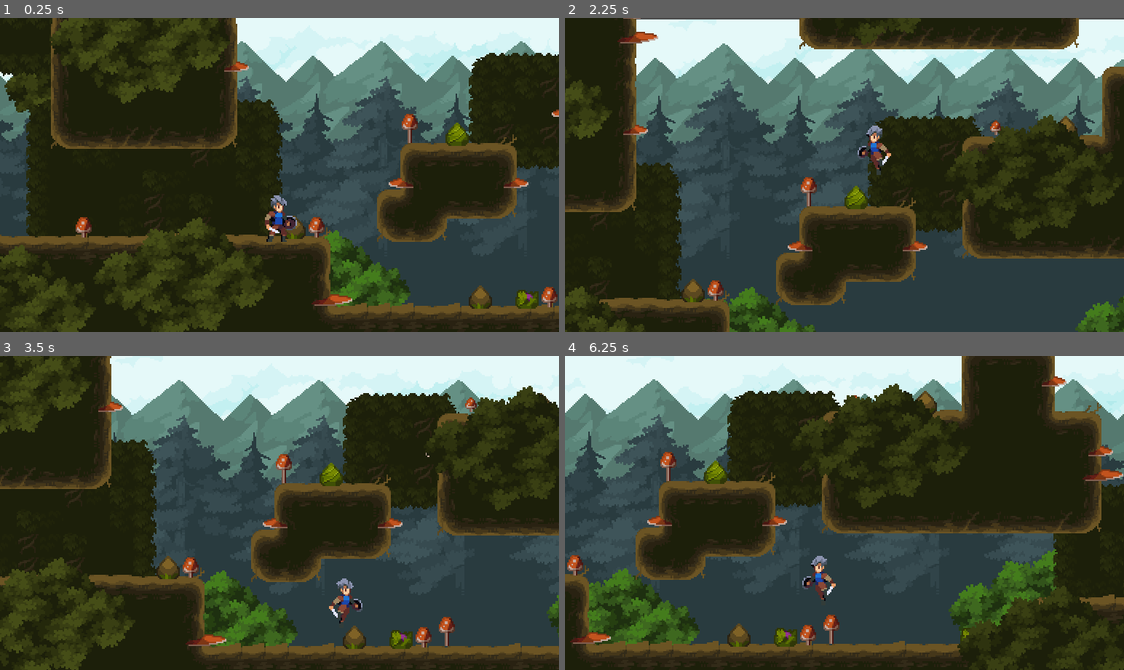
Above: before the commit, frames 1-4 (two rows, left to right).
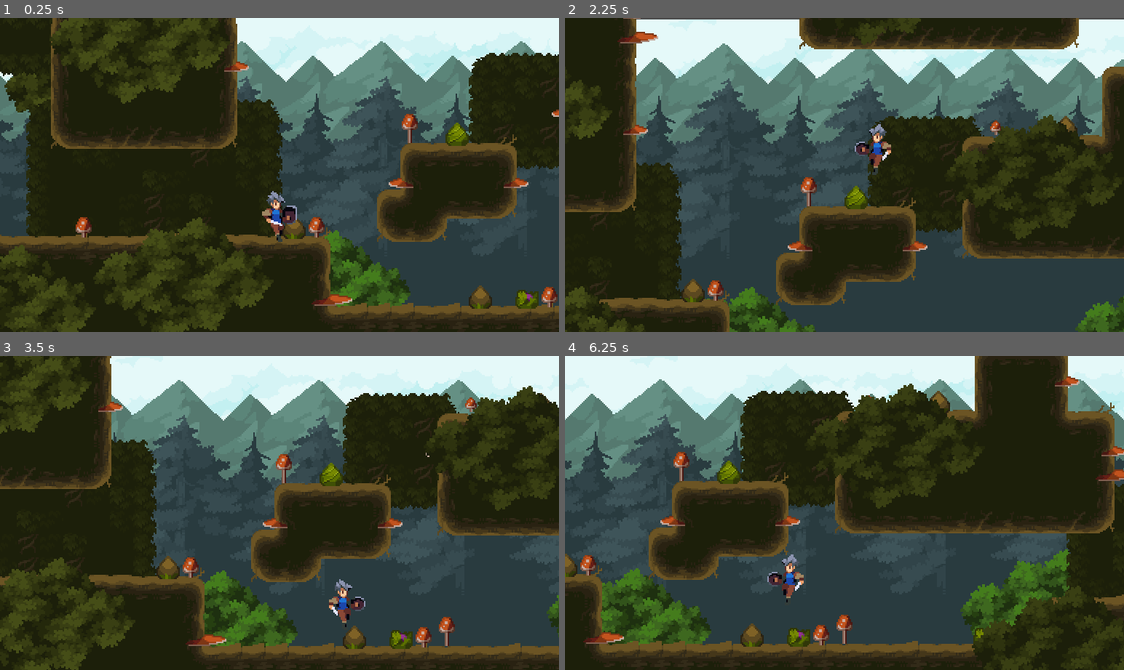
Above: after the commit, the same moments.

Repository: lichen63/godot-games
Game: Godot game, scene res://world/world.tscn
Two runs of this game, one before a commit and one after it. Both use one fixed random seed, a clock stepped at 60 frames per second and the inputs below.
Inputs:
- Up to frame 1 (0.25 s): no input
- Up to frame 2 (2.25 s): hold Space (jump) 0.53-1.28 s; hold D (move_right) 0.53-2.03 s; tap Space (jump) at 1.35, 1.52, 1.82 s; hold A (move_left) from 2.03 s (still down); hold Space (jump) from 2.03 s (still down)
- Up to frame 3 (3.5 s): release A (move_left) at 2.78 s; release Space (jump) at 2.78 s; hold D (move_right) from 2.78 s (still down); tap Space (jump) at 2.85, 3.02, 3.32 s
- Up to frame 4 (6.25 s): hold Space (jump) 3.53-4.28 s; release D (move_right) at 4.28 s; hold A (move_left) 4.28-5.03 s; tap Space (jump) at 4.35, 4.52, 4.82, 5.85, 6.02 s; hold D (move_right) 5.03-5.78 s; hold Space (jump) 5.03-5.78 s; hold A (move_left) from 5.78 s (still down)

The runs differ from the first frame. In frame 1, 0.6% of the frame differs, in the area x 46-54%, y 55-72%; in frame 2, 0.5%; in frame 3, 0.4%; in frame 4, 19%, in the area x 0-100%, y 0-100%.

Commit message:
complete chapter 5: finite state machine

Diff:
--- /dev/null
+++ b/adventure/global/state_machine.gd
@@ -0,0 +1,19 @@
+class_name StateMachine
+extends Node
+
+var cur_state_: int = -1:
+    set(v):
+        self.owner.transition_state(cur_state_, v)
+        cur_state_ = v
+
+func _ready() -> void:
+    await self.owner.ready
+    self.cur_state_ = 0
+
+func _physics_process(delta: float) -> void:
+    while true:
+        var next_state: int = self.owner.get_next_state(self.cur_state_)
+        if self.cur_state_ == next_state:
+            break
+        self.cur_state_ = next_state
+    self.owner.tick_physics(self.cur_state_, delta)
--- a/adventure/player/player.gd
+++ b/adventure/player/player.gd
@@ -1,52 +1,111 @@
 extends CharacterBody2D
+
+enum State {
+    IDLE,
+    RUNNING,
+    JUMP,
+    FALL,
+    LANDING,
+}
 
 const RUN_SPEED: float = 160.0
 const ACCELERATION_FLOOR: float = RUN_SPEED / 0.2
 const ACCELERATION_AIR: float = RUN_SPEED / 0.02
 const JUMP_VELOCITY: float = -360.0
+const GROUND_STATES: Array = [State.IDLE, State.RUNNING, State.LANDING]
 
-var gravity_: float = ProjectSettings.get("physics/2d/default_gravity")
+var default_gravity_: float = ProjectSettings.get("physics/2d/default_gravity")
+var is_first_tick_: bool = false
 
 @onready var sprite_: Sprite2D = $Sprite
 @onready var animation_player_: AnimationPlayer = $AnimationPlayer
 @onready var coyote_timer_: Timer = $CoyoteTimer
 @onready var jump_request_timer_: Timer = $JumpRequestTimer
 
-func _physics_process(delta: float) -> void:
+func tick_physics(state: State, delta: float) -> void:
+    match state:
+        State.IDLE:
+            move(self.default_gravity_, delta)
+        State.RUNNING:
+            move(self.default_gravity_, delta)
+        State.JUMP:
+            move(0.0 if self.is_first_tick_ else self.default_gravity_, delta)
+        State.FALL:
+            move(self.default_gravity_, delta)
+        State.LANDING:
+            stand(delta)
+    self.is_first_tick_ = false
+
+func move(gravity: float, delta: float) -> void:
     var direction: float = Input.get_axis("move_left", "move_right")
     var acceleration: float = ACCELERATION_FLOOR if self.is_on_floor() else ACCELERATION_AIR
     self.velocity.x = move_toward(self.velocity.x, direction * RUN_SPEED, acceleration * delta)
-    self.velocity.y += gravity_ * delta
-
-    var can_jump: bool = self.is_on_floor() or coyote_timer_.time_left > 0
-    var should_jump: bool = can_jump and jump_request_timer_.time_left > 0
-    if should_jump:
-        self.velocity.y = JUMP_VELOCITY
-        coyote_timer_.stop()
-        jump_request_timer_.stop()
-
-    if self.is_on_floor():
-        if is_zero_approx(direction) and is_zero_approx(self.velocity.x):
-            animation_player_.play("idle")
-        else:
-            animation_player_.play("running")
-    else:
-        animation_player_.play("jump")
+    self.velocity.y += gravity * delta
 
     if not is_zero_approx(direction):
         sprite_.flip_h = direction < 0
-
-    var was_on_floor: bool = self.is_on_floor()
     self.move_and_slide()
 
-    if self.is_on_floor() != was_on_floor:
-        if self.is_on_floor() and not should_jump:
-            coyote_timer_.start()
-        else:
-            coyote_timer_.stop()
+func stand(delta: float) -> void:
+    var acceleration: float = ACCELERATION_FLOOR if self.is_on_floor() else ACCELERATION_AIR
+    self.velocity.x = move_toward(self.velocity.x, 0.0, acceleration * delta)
+    self.velocity.y += self.default_gravity_ * delta
+    self.move_and_slide()
 
 func _unhandled_input(event: InputEvent) -> void:
     if event.is_action_pressed("jump"):
         jump_request_timer_.start()
-    if event.is_action_released("jump") and self.velocity.y < JUMP_VELOCITY / 2:
-        self.velocity.y = JUMP_VELOCITY / 2
+    if event.is_action_released("jump"):
+        jump_request_timer_.stop()
+        if self.velocity.y < JUMP_VELOCITY / 2:
+            self.velocity.y = JUMP_VELOCITY / 2
+
+func get_next_state(state: State) -> State:
+    var can_jump: bool = self.is_on_floor() or coyote_timer_.time_left > 0
+    var should_jump: bool = can_jump and jump_request_timer_.time_left > 0
+    if should_jump:
+        return State.JUMP
+    var direction: float = Input.get_axis("move_left", "move_right")
+    var is_still: bool = is_zero_approx(direction) and is_zero_approx(self.velocity.x)
+    match state:
+        State.IDLE:
+            if not self.is_on_floor():
+                return State.FALL
+            if not is_still:
+                return State.RUNNING
+        State.RUNNING:
+            if not self.is_on_floor():
+                return State.FALL
+            if is_still:
+                return State.IDLE
+        State.JUMP:
+            if self.velocity.y >= 0:
+                return State.FALL
+        State.FALL:
+            if self.is_on_floor():
+                return State.LANDING if is_still else State.RUNNING
+        State.LANDING:
+            if not self.animation_player_.is_playing():
+                return State.IDLE
+    return state
+
+func transition_state(from: State, to: State) -> void:
+    if from in GROUND_STATES and to in GROUND_STATES:
+        self.coyote_timer_.stop()
+    match to:
+        State.IDLE:
+            self.animation_player_.play("idle")
+        State.RUNNING:
+            self.animation_player_.play("running")
+        State.JUMP:
+            self.animation_player_.play("jump")
+            self.velocity.y = JUMP_VELOCITY
+            coyote_timer_.stop()
+            jump_request_timer_.stop()
+        State.FALL:
+            self.animation_player_.play("fall")
+            if from in GROUND_STATES:
+                self.coyote_timer_.start()
+        State.LANDING:
+            self.animation_player_.play("landing")
+    self.is_first_tick_ = true
--- a/adventure/player/player.tscn
+++ b/adventure/player/player.tscn
@@ -1,10 +1,91 @@
-[gd_scene load_steps=9 format=3 uid="uid://blmqoumpmjln8"]
+[gd_scene load_steps=12 format=3 uid="uid://blmqoumpmjln8"]
 
 [ext_resource type="Texture2D" uid="uid://24an7fded3y8" path="res://assets/images/char-blue-1.png" id="1_be1n8"]
 [ext_resource type="Script" path="res://player/player.gd" id="1_dmar2"]
+[ext_resource type="Script" path="res://global/state_machine.gd" id="3_1e4j8"]
 
 [sub_resource type="RectangleShape2D" id="RectangleShape2D_oqeba"]
 size = Vector2(12, 30)
+
+[sub_resource type="Animation" id="Animation_n0hrk"]
+length = 0.001
+tracks/0/type = "value"
+tracks/0/imported = false
+tracks/0/enabled = true
+tracks/0/path = NodePath("Sprite:frame")
+tracks/0/interp = 1
+tracks/0/loop_wrap = true
+tracks/0/keys = {
+"times": PackedFloat32Array(0),
+"transitions": PackedFloat32Array(1),
+"update": 1,
+"values": [0]
+}
+tracks/1/type = "value"
+tracks/1/imported = false
+tracks/1/enabled = true
+tracks/1/path = NodePath("Sprite:region_rect")
+tracks/1/interp = 1
+tracks/1/loop_wrap = true
+tracks/1/keys = {
+"times": PackedFloat32Array(0),
+"transitions": PackedFloat32Array(1),
+"update": 0,
+"values": [Rect2(56, 224, 224, 56)]
+}
+tracks/2/type = "value"
+tracks/2/imported = false
+tracks/2/enabled = true
+tracks/2/path = NodePath("Sprite:hframes")
+tracks/2/interp = 1
+tracks/2/loop_wrap = true
+tracks/2/keys = {
+"times": PackedFloat32Array(0),
+"transitions": PackedFloat32Array(1),
+"update": 1,
+"values": [4]
+}
+
+[sub_resource type="Animation" id="Animation_if5px"]
+resource_name = "fall"
+length = 0.4
+step = 0.1
+tracks/0/type = "value"
+tracks/0/imported = false
+tracks/0/enabled = true
+tracks/0/path = NodePath("Sprite:region_rect")
+tracks/0/interp = 1
+tracks/0/loop_wrap = true
+tracks/0/keys = {
+"times": PackedFloat32Array(0),
+"transitions": PackedFloat32Array(1),
+"update": 0,
+"values": [Rect2(56, 224, 224, 56)]
+}
+tracks/1/type = "value"
+tracks/1/imported = false
+tracks/1/enabled = true
+tracks/1/path = NodePath("Sprite:hframes")
+tracks/1/interp = 1
+tracks/1/loop_wrap = true
+tracks/1/keys = {
+"times": PackedFloat32Array(0),
+"transitions": PackedFloat32Array(1),
+"update": 1,
+"values": [4]
+}
+tracks/2/type = "value"
+tracks/2/imported = false
+tracks/2/enabled = true
+tracks/2/path = NodePath("Sprite:frame")
+tracks/2/interp = 1
+tracks/2/loop_wrap = true
+tracks/2/keys = {
+"times": PackedFloat32Array(0, 0.1, 0.2, 0.3),
+"transitions": PackedFloat32Array(1, 1, 1, 1),
+"update": 1,
+"values": [0, 1, 2, 3]
+}
 
 [sub_resource type="Animation" id="Animation_77qi6"]
 resource_name = "idle"
@@ -48,43 +129,87 @@
 "values": [0, 1, 2, 3, 4, 5]
 }
 
-[sub_resource type="Animation" id="Animation_kwyxv"]
-length = 0.001
-tracks/0/type = "value"
-tracks/0/imported = false
-tracks/0/enabled = true
-tracks/0/path = NodePath("Sprite:region_rect")
-tracks/0/interp = 1
-tracks/0/loop_wrap = true
-tracks/0/keys = {
-"times": PackedFloat32Array(0),
-"transitions": PackedFloat32Array(1),
-"update": 0,
-"values": [Rect2(0, 0, 336, 56)]
-}
-tracks/1/type = "value"
-tracks/1/imported = false
-tracks/1/enabled = true
-tracks/1/path = NodePath("Sprite:hframes")
-tracks/1/interp = 1
-tracks/1/loop_wrap = true
-tracks/1/keys = {
-"times": PackedFloat32Array(0),
-"transitions": PackedFloat32Array(1),
-"update": 1,
-"values": [6]
-}
-tracks/2/type = "value"
-tracks/2/imported = false
-tracks/2/enabled = true
-tracks/2/path = NodePath("Sprite:frame")
-tracks/2/interp = 1
-tracks/2/loop_wrap = true
-tracks/2/keys = {
-"times": PackedFloat32Array(0),
-"transitions": PackedFloat32Array(1),
-"update": 1,
-"values": [2]
+[sub_resource type="Animation" id="Animation_quk5q"]
+resource_name = "jump"
+length = 0.4
+loop_mode = 1
+step = 0.1
+tracks/0/type = "value"
+tracks/0/imported = false
+tracks/0/enabled = true
+tracks/0/path = NodePath("Sprite:region_rect")
+tracks/0/interp = 1
+tracks/0/loop_wrap = true
+tracks/0/keys = {
+"times": PackedFloat32Array(0),
+"transitions": PackedFloat32Array(1),
+"update": 0,
+"values": [Rect2(112, 168, 224, 56)]
+}
+tracks/1/type = "value"
+tracks/1/imported = false
+tracks/1/enabled = true
+tracks/1/path = NodePath("Sprite:hframes")
+tracks/1/interp = 1
+tracks/1/loop_wrap = true
+tracks/1/keys = {
+"times": PackedFloat32Array(0),
+"transitions": PackedFloat32Array(1),
+"update": 1,
+"values": [4]
+}
+tracks/2/type = "value"
+tracks/2/imported = false
+tracks/2/enabled = true
+tracks/2/path = NodePath("Sprite:frame")
+tracks/2/interp = 1
+tracks/2/loop_wrap = true
+tracks/2/keys = {
+"times": PackedFloat32Array(0, 0.1, 0.2, 0.3),
+"transitions": PackedFloat32Array(1, 1, 1, 1),
+"update": 1,
+"values": [0, 1, 2, 3]
+}
+
+[sub_resource type="Animation" id="Animation_em7b1"]
+resource_name = "landing"
+length = 0.25
+step = 0.05
+tracks/0/type = "value"
+tracks/0/imported = false
+tracks/0/enabled = true
+tracks/0/path = NodePath("Sprite:region_rect")
+tracks/0/interp = 1
+tracks/0/loop_wrap = true
+tracks/0/keys = {
+"times": PackedFloat32Array(0),
+"transitions": PackedFloat32Array(1),
+"update": 0,
+"values": [Rect2(280, 224, 168, 56)]
+}
+tracks/1/type = "value"
+tracks/1/imported = false
+tracks/1/enabled = true
+tracks/1/path = NodePath("Sprite:hframes")
+tracks/1/interp = 1
+tracks/1/loop_wrap = true
+tracks/1/keys = {
+"times": PackedFloat32Array(0),
+"transitions": PackedFloat32Array(1),
+"update": 1,
+"values": [3]
+}
+tracks/2/type = "value"
+tracks/2/imported = false
+tracks/2/enabled = true
+tracks/2/path = NodePath("Sprite:frame")
+tracks/2/interp = 1
+tracks/2/loop_wrap = true
+tracks/2/keys = {
+"times": PackedFloat32Array(0, 0.05, 0.15),
+"transitions": PackedFloat32Array(1, 1, 1),
+"update": 1,
+"values": [0, 1, 2]
 }
 
 [sub_resource type="Animation" id="Animation_wftwy"]
@@ -129,53 +254,13 @@
 "values": [0, 1, 2, 3, 4, 5, 6, 7]
 }
 
-[sub_resource type="Animation" id="Animation_quk5q"]
-resource_name = "jump"
-length = 0.4
-loop_mode = 1
-step = 0.1
-tracks/0/type = "value"
-tracks/0/imported = false
-tracks/0/enabled = true
-tracks/0/path = NodePath("Sprite:region_rect")
-tracks/0/interp = 1
-tracks/0/loop_wrap = true
-tracks/0/keys = {
-"times": PackedFloat32Array(0),
-"transitions": PackedFloat32Array(1),
-"update": 0,
-"values": [Rect2(112, 168, 224, 56)]
-}
-tracks/1/type = "value"
-tracks/1/imported = false
-tracks/1/enabled = true
-tracks/1/path = NodePath("Sprite:hframes")
-tracks/1/interp = 1
-tracks/1/loop_wrap = true
-tracks/1/keys = {
-"times": PackedFloat32Array(0),
-"transitions": PackedFloat32Array(1),
-"update": 1,
-"values": [4]
-}
-tracks/2/type = "value"
-tracks/2/imported = false
-tracks/2/enabled = true
-tracks/2/path = NodePath("Sprite:frame")
-tracks/2/interp = 1
-tracks/2/loop_wrap = true
-tracks/2/keys = {
-"times": PackedFloat32Array(0, 0.1, 0.2, 0.3),
-"transitions": PackedFloat32Array(1, 1, 1, 1),
-"update": 1,
-"values": [0, 1, 2, 3]
-}
-
 [sub_resource type="AnimationLibrary" id="AnimationLibrary_1kg5u"]
 _data = {
-"RESET": SubResource("Animation_kwyxv"),
+"RESET": SubResource("Animation_n0hrk"),
+"fall": SubResource("Animation_if5px"),
 "idle": SubResource("Animation_77qi6"),
 "jump": SubResource("Animation_quk5q"),
+"landing": SubResource("Animation_em7b1"),
 "running": SubResource("Animation_wftwy")
 }
 
@@ -185,10 +270,9 @@
 [node name="Sprite" type="Sprite2D" parent="."]
 position = Vector2(0, -28)
 texture = ExtResource("1_be1n8")
-hframes = 6
-frame = 2
+hframes = 4
 region_enabled = true
-region_rect = Rect2(0, 0, 336, 56)
+region_rect = Rect2(56, 224, 224, 56)
 
 [node name="CollisionShape" type="CollisionShape2D" parent="."]
 position = Vector2(0, -15)
@@ -206,3 +290,6 @@
 [node name="JumpRequestTimer" type="Timer" parent="."]
 wait_time = 0.1
 one_shot = true
+
+[node name="StateMachine" type="Node" parent="."]
+script = ExtResource("3_1e4j8")
